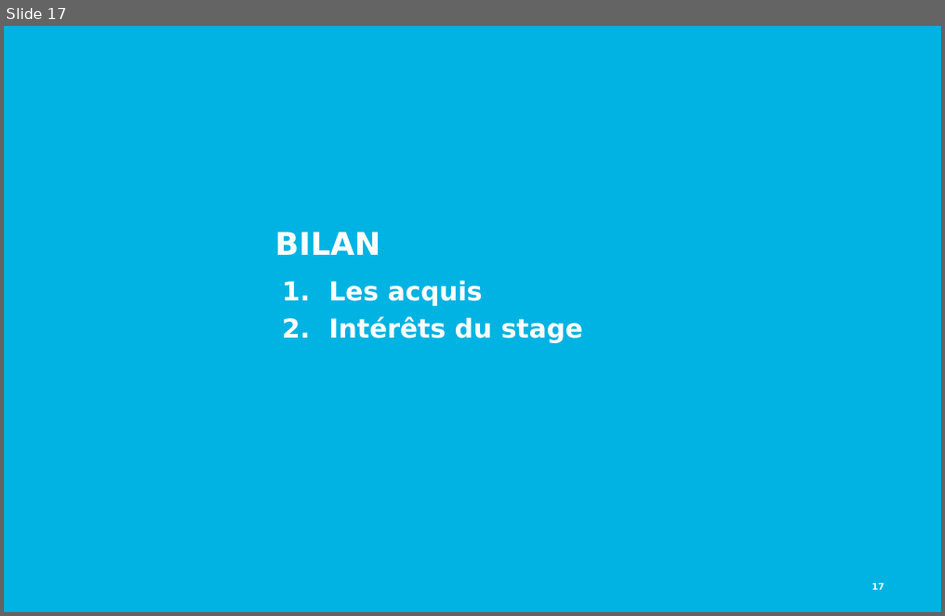
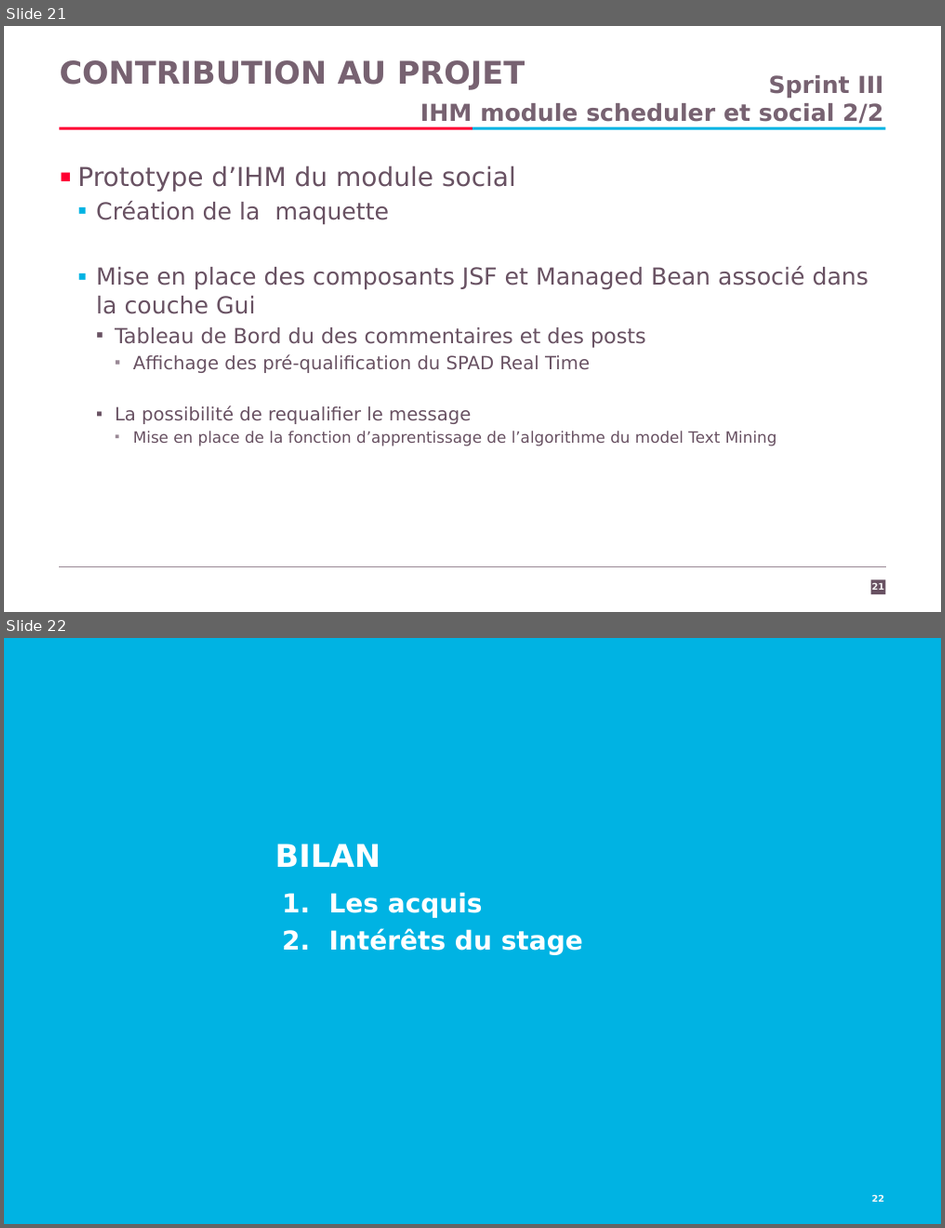
Before and after one commit to Kingsousse/Intership-Report-CRM, a slide deck: presentation.pptx. Shown one above the other, each under a label of ours: slide 17 before the commit, slides 21 and 22 after it. The pictures are 945x616 and 945x1228 pixels, drawn with LibreOffice and Linux fonts; fonts in the diff are those of the drawing; background and template pictures are left out. Boxes give left, top, right and bottom in pixels: in the first picture for what was removed or moved away, otherwise in the second. Text is boxed around its words. In the diff, an @@ line names an element or a change of style, - is before the commit and + after.

```diff
--- a/presentation.pptx
+++ b/presentation.pptx
@@ slide 21 added at bbox=[4, 26, 941, 612], background #FFFFFF @@
@@ title added at bbox=[60, 60, 525, 90], 24 pt, text #776271, bold @@
+CONTRIBUTION AU PROJET
@@ text added at bbox=[421, 75, 884, 124], 18 pt, text #776271, bold @@
+  Sprint III
+  IHM module scheduler et social 2/2
@@ rectangle added at bbox=[59, 127, 473, 130], fill #FF0032 @@
@@ rectangle added at bbox=[473, 127, 887, 130], fill #00B3E3 @@
@@ text added at bbox=[77, 166, 869, 446], 18 pt, text #685162 @@
+▪ Prototype d’IHM du module social
+  ▪ Création de la maquette
+  ▪ Mise en place des composants JSF et Managed Bean associé dans la couche Gui
+    ▪ Tableau de Bord du des commentaires et des posts
+      ▪ Affichage des pré-qualification du SPAD Real Time
+    ▪ La possibilité de requalifier le message
+      ▪ Mise en place de la fonction d’apprentissage de l’algorithme du model Text Mining
@@ line added from (59, 567) to (887, 567), #998895 0.75 pt @@
@@ rectangle added at bbox=[871, 580, 887, 595], fill #685162 @@
@@ page number added at bbox=[873, 583, 886, 590], 7 pt, text #F8F8F8, bold @@
+21
@@ what was slide 17 is now slide 22 @@
@@ page number at bbox=[873, 1195, 886, 1202]: text changed @@
-17
+22
```
Also in this commit, not shown: 9 slides changed, 5 other slides added, 3 slides removed.
